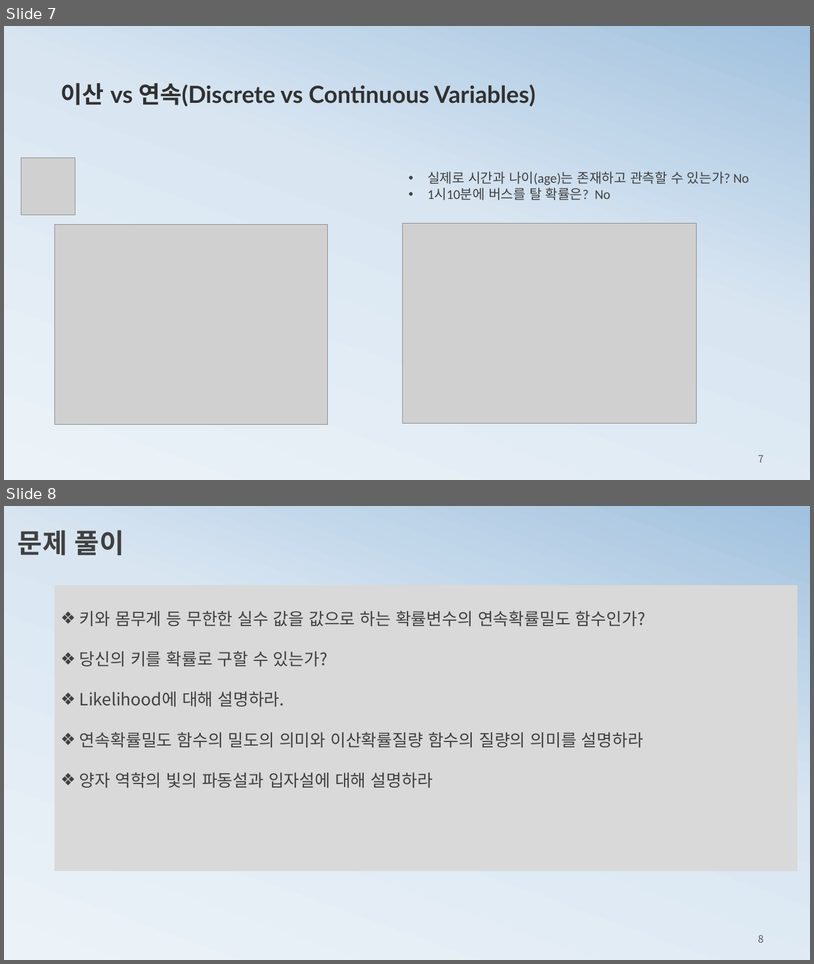
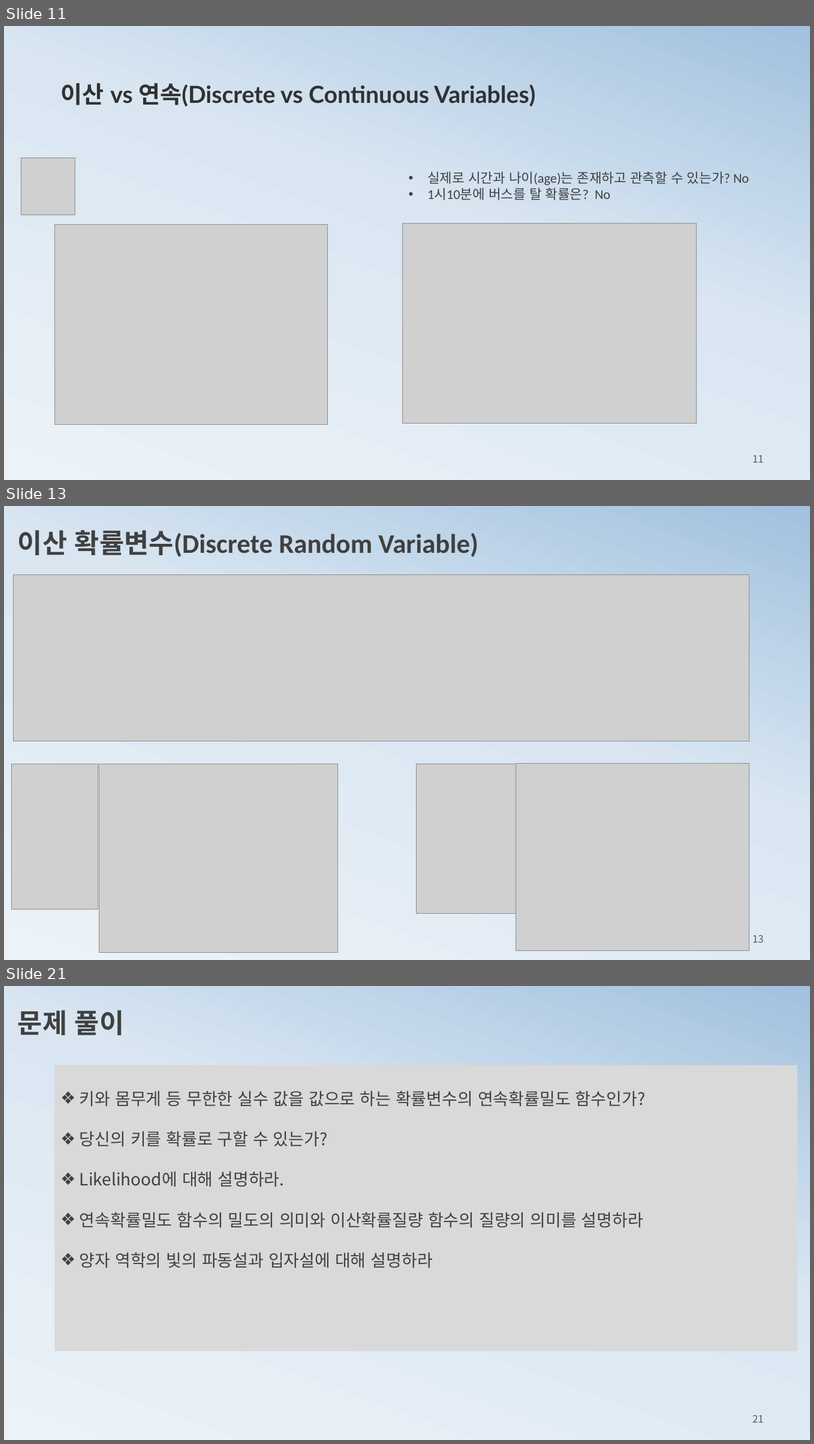
Before and after one commit to ancestor9/mathematics-for-machine-learning, a slide deck: 2_probability theory for machine learning.pptx. Shown one above the other, each under a label of ours: slides 7 and 8 before the commit, slides 11, 13 and 21 after it; the slides between them are not shown. The pictures are 814x964 and 814x1444 pixels, drawn with LibreOffice and Linux fonts; fonts in the diff are those of the drawing; grey boxes stand for pictures. Boxes give left, top, right and bottom in pixels: in the first picture for what was removed or moved away, otherwise in the second. Text is boxed around its words. In the diff, an @@ line names an element or a change of style, - is before the commit and + after.

```diff
--- a/2_probability theory for machine learning.pptx
+++ b/2_probability theory for machine learning.pptx
@@ slide 13 added at <box>4,506,810,960</box>, background gradient #ECF3F8 to #D9E6F2 to #A1C1DE @@
@@ text added at <box>18,530,479,557</box>, 32 pt, text #404040, bold @@
+이산 확률변수(Discrete Random Variable)
@@ picture added at <box>13,574,750,741</box> @@
@@ picture added at <box>11,764,98,909</box> @@
@@ picture added at <box>99,764,338,952</box> @@
@@ picture added at <box>417,764,516,914</box> @@
@@ picture added at <box>516,763,750,951</box> @@
@@ page number added at <box>753,934,764,942</box>, 12 pt, text #595959 @@
+13
@@ what was slide 7 is now slide 11 @@
@@ page number at <box>753,454,764,462</box>: text changed @@
-7
+11
@@ what was slide 8 is now slide 21 @@
@@ page number at <box>753,1414,764,1422</box>: text changed @@
-8
+21
```
Also in this commit, not shown: 3 slides changed, 22 other slides added.
